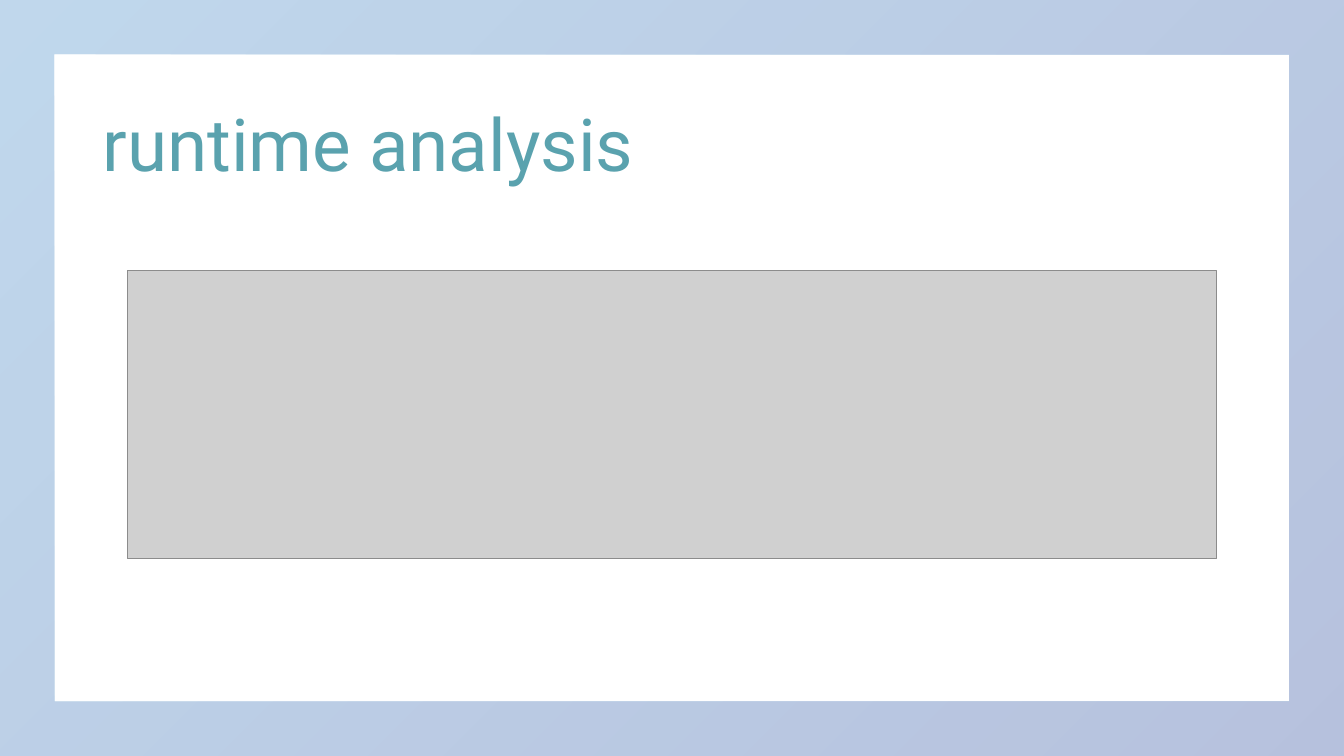
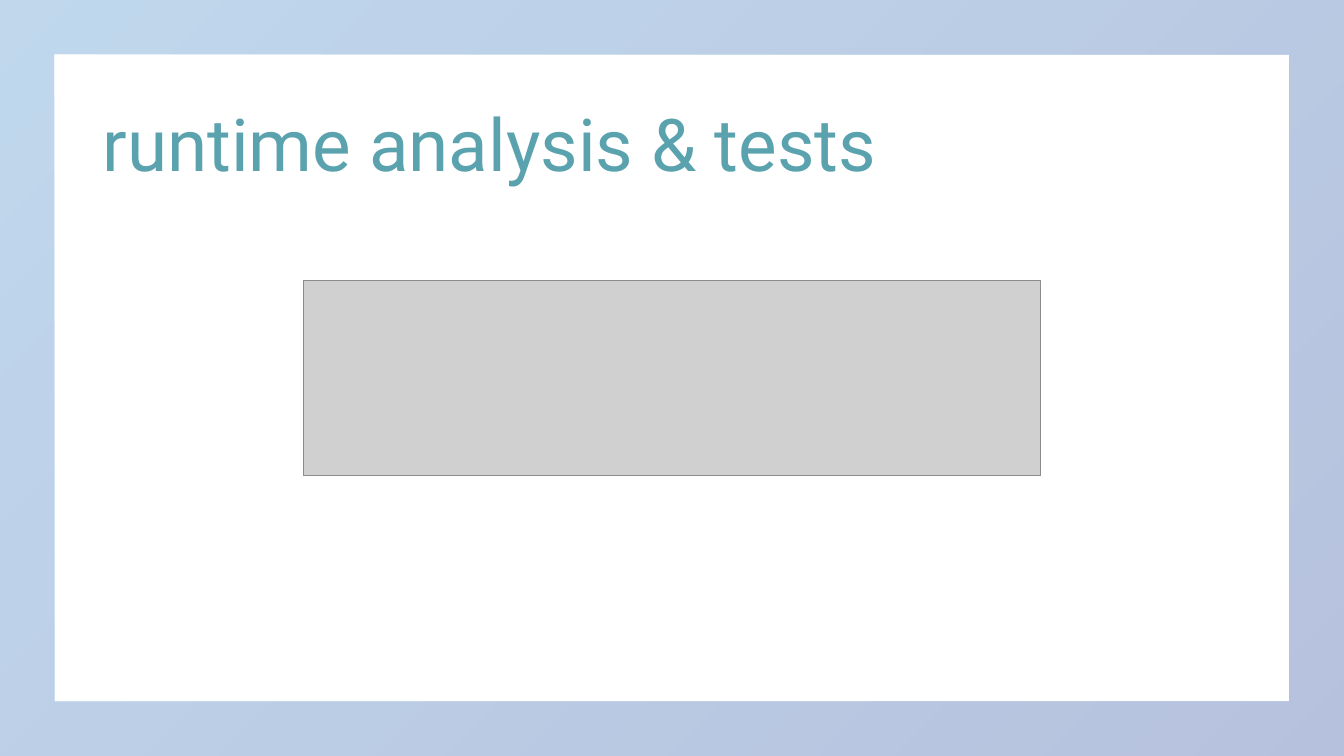
Before and after one commit to jakobfriedl/word-count, a slide deck: slide 6 of docs/WordCount-Friedl-Haider.pptx. Drawn at 1344x756 pixels with LibreOffice and Linux fonts; fonts in the diff are those of the drawing; grey boxes stand for pictures. Boxes give left, top, right and bottom in pixels: in the first picture for what was removed or moved away, otherwise in the second. Text is boxed around its words. In the diff, an @@ line names an element or a change of style, - is before the commit and + after.

```diff
--- a/docs/WordCount-Friedl-Haider.pptx
+++ b/docs/WordCount-Friedl-Haider.pptx
@@ title at <box>102,116,876,187</box>: text changed @@
-runtime analysis
+runtime analysis & tests
@@ picture: place and size @@
-picture at <box>127,270,1217,559</box>
+picture at <box>303,280,1041,475</box>
```
Also in this commit, not shown: 4 other slides changed, 1 slide added, 2 other files.
